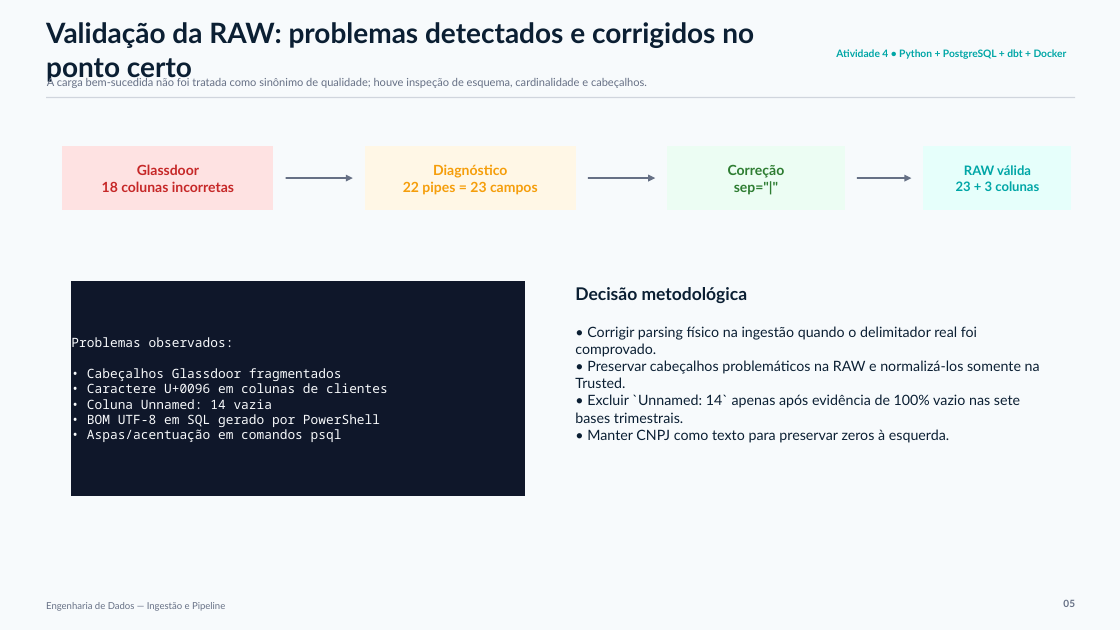
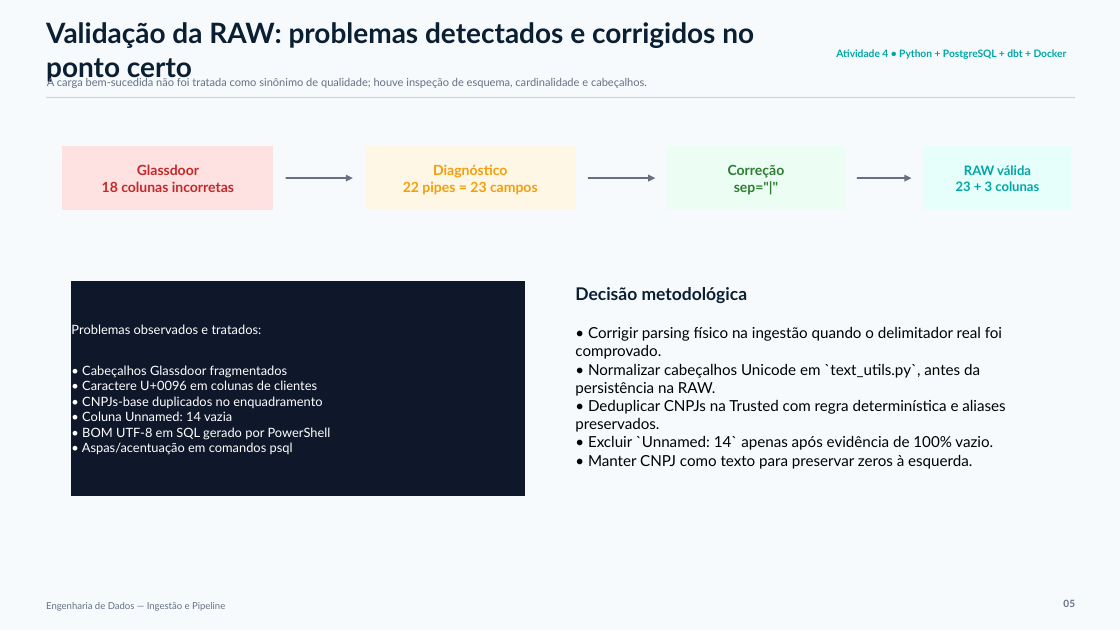
Before and after one commit to brtostes/C3-Trabalho-Ingestao-Pipeline-Atividade4, a slide deck: slide 6 of apresentacao/Apresentacao_Tarefa4_Engenharia_Dados.pptx. Drawn at 1120x630 pixels with LibreOffice and Linux fonts; fonts in the diff are those of the drawing. Boxes give left, top, right and bottom in pixels: in the first picture for what was removed or moved away, otherwise in the second. Text is boxed around its words. In the diff, an @@ line names an element or a change of style, - is before the commit and + after.

```diff
--- a/apresentacao/Apresentacao_Tarefa4_Engenharia_Dados.pptx
+++ b/apresentacao/Apresentacao_Tarefa4_Engenharia_Dados.pptx
@@ text in rectangle at [71, 324, 262, 334]: text changed; font Noto Sans Mono to Lato; text colour #F8FAFC to #FFFFFF @@
-Problemas observados:
+Problemas observados e tratados:
@@ text at [575, 326, 1005, 469]: text changed; size 12.2 to 13 pt; text colour #0B1F33 to #000000 @@
-• Corrigir parsing físico na ingestão quando o delimitador real foi comprovado.
-• Preservar cabeçalhos problemáticos na RAW e normalizá-los somente na Trusted.
-• Excluir `Unnamed: 14` apenas após evidência de 100% vazio nas sete bases trimestrais.
-• Manter CNPJ como texto para preservar zeros à esquerda.
+• Corrigir parsing físico na ingestão quando o delimitador real foi comprovado.
+• Normalizar cabeçalhos Unicode em `text_utils.py`, antes da persistência na RAW.
+• Deduplicar CNPJs na Trusted com regra determinística e aliases preservados.
+• Excluir `Unnamed: 14` apenas após evidência de 100% vazio.
+• Manter CNPJ como texto para preservar zeros à esquerda.
@@ text in rectangle at [82, 365, 331, 455]: font Noto Sans Mono to Lato, text colour #F8FAFC to #FFFFFF in "• Cabeçalhos Glassdoor fragmentados", "• Caractere U+0096 em colunas de clientes", "• Coluna Unnamed: 14 vazia", "• BOM UTF-8 em SQL gerado por ..." and 1 more places @@
@@ text in rectangle at [82, 396, 322, 408]: paragraph added @@
+• CNPJs-base duplicados no enquadramento
```
Also in this commit, not shown: 11 other slides changed, 1 other file.
